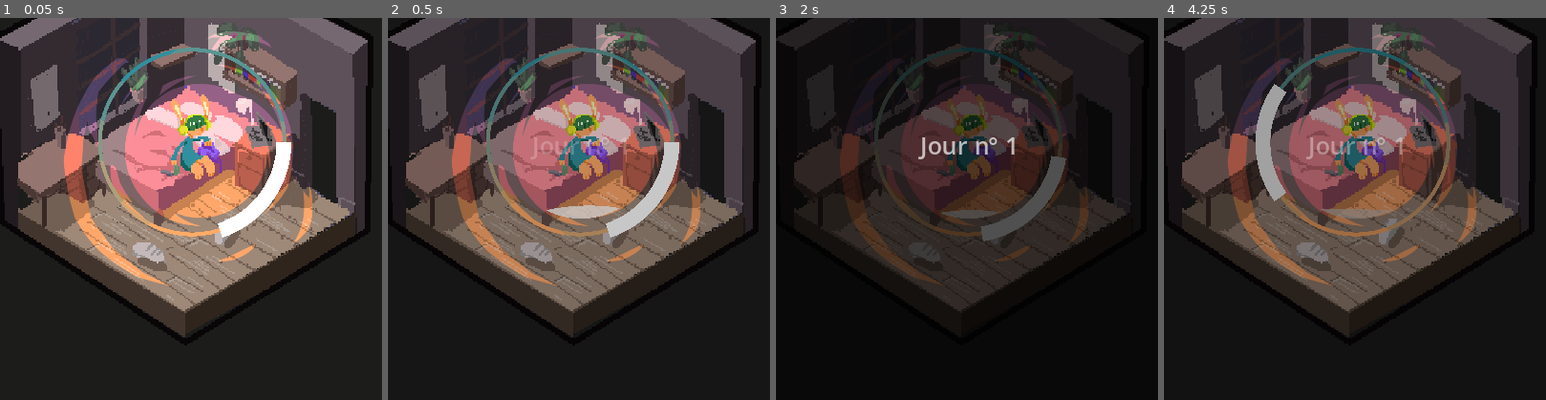
Above: before the commit, frames 1-4 (left to right).
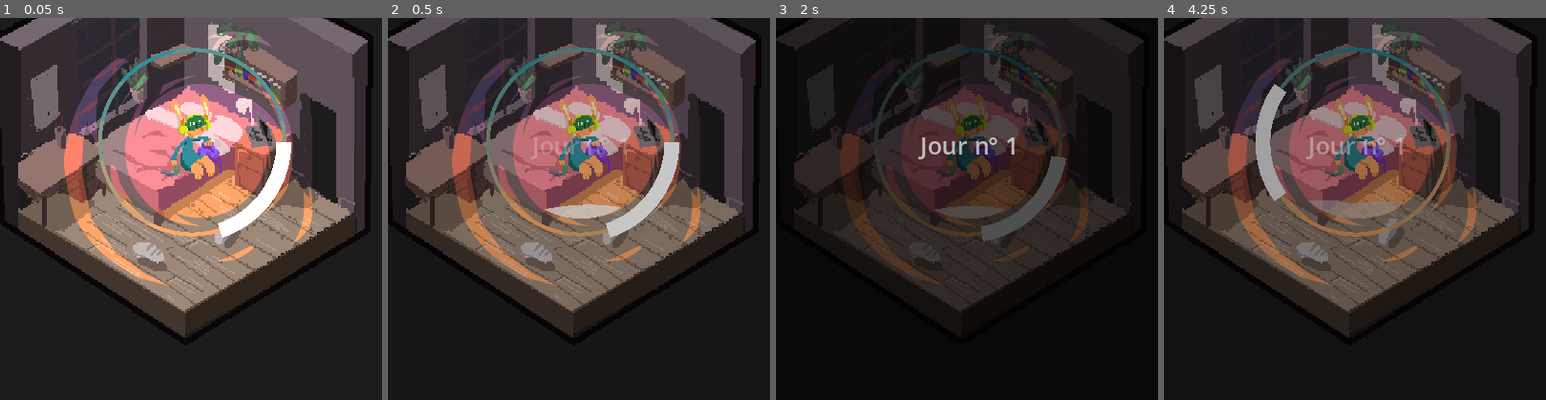
Above: after the commit, the same moments.

Repository: Zacharieg/socialBubble
Game: Godot game, scene res://scenes/game.tscn
Same seed, same stepped clock (60 frames per second), same inputs: the game is played once before the commit and once after it.
Inputs:
- Up to frame 1 (0.05 s): no input
- Up to frame 2 (0.5 s): no input
- Up to frame 3 (2 s): hold D (right) 0.53-1.28 s; hold Space (action) 0.53-1.28 s; hold A (left) from 1.28 s (still down); tap Space (action) at 1.35 s
- Up to frame 4 (4.25 s): release A (left) at 2.03 s; hold Space (action) 2.03-2.78 s; hold D (right) 2.03-3.53 s; tap Space (action) at 2.85 s; hold A (left) from 3.53 s (still down); hold Space (action) from 3.53 s (still down)
The pictures show only the part of the screen within x 25-75%, y 34-84%; the shares and areas given below are measured in that part.

Frame 1 is identical in both runs. In frame 2, less than 0.1% of the frame differs, in the area x 41-61%, y 48-51%; in frame 3, 0.2%; in frame 4, 0.4%, in the area x 37-63%, y 47-51%.

Commit message:
more shield capa

Diff:
--- /dev/null
+++ b/objects/Capacities/more_shield.tscn
@@ -0,0 +1,13 @@
+[gd_scene load_steps=2 format=3 uid="uid://ddwulfxvtbm0h"]
+
+[ext_resource type="Script" path="res://scripts/Capacities/more_shield.gd" id="1_4tmfx"]
+
+[node name="MoreShield" type="Node"]
+script = ExtResource("1_4tmfx")
+capacity_name = "More shields"
+capacity_base_cooldown = 180.0
+
+[node name="Timer" type="Timer" parent="."]
+wait_time = 10.0
+
+[connection signal="timeout" from="Timer" to="." method="_on_timer_timeout"]
--- a/objects/character.tscn
+++ b/objects/character.tscn
@@ -7,11 +7,11 @@
 [ext_resource type="Texture2D" uid="uid://drijwg1go25tq" path="res://ressources/bulle anim/bulle_0001.png" id="4_3h0gx"]
 [ext_resource type="Texture2D" uid="uid://xi8cxqukop0v" path="res://ressources/bulle anim/bulle_0002.png" id="5_crlvq"]
 [ext_resource type="Shader" path="res://scripts/fillBubble.gdshader" id="5_lpeis"]
-[ext_resource type="PackedScene" uid="uid://dkc1wtouk1oe5" path="res://scripts/Enlargment.tscn" id="5_u8sxo"]
 [ext_resource type="Texture2D" uid="uid://1vc82y0bmals" path="res://ressources/bulle anim/bulle_0003.png" id="6_3354a"]
 [ext_resource type="Texture2D" uid="uid://c3vcphlev2jv3" path="res://ressources/bulle anim/bulle_0004.png" id="7_c6gbm"]
 [ext_resource type="Texture2D" uid="uid://b6b78wx13femt" path="res://ressources/bulle anim/bulle_0005.png" id="8_u7ac7"]
 [ext_resource type="Texture2D" uid="uid://bvq4v4eff6nu2" path="res://ressources/bulle anim/bulle_0006.png" id="9_8jo72"]
+[ext_resource type="PackedScene" uid="uid://ddwulfxvtbm0h" path="res://objects/Capacities/more_shield.tscn" id="12_u6dw0"]
 
 [sub_resource type="SpriteFrames" id="SpriteFrames_qx4be"]
 animations = [{
@@ -100,7 +100,7 @@
 scale = Vector2(1.59375, 1.59375)
 texture = SubResource("GradientTexture2D_xskia")
 
-[node name="Enlargment" parent="." instance=ExtResource("5_u8sxo")]
-capacity_base_cooldown = 120.0
+[node name="MoreShield" parent="." instance=ExtResource("12_u6dw0")]
+capacity_base_cooldown = 50.0
 
 [connection signal="area_entered" from="." to="." method="_on_area_entered"]
--- /dev/null
+++ b/scripts/Capacities/more_shield.gd
@@ -0,0 +1,15 @@
+extends Capacity
+
+@onready var timer : Timer = $Timer
+
+var character: Character
+
+func fire(charac: Character):
+	super(charac)
+	capacity_active = true
+	charac.shield.shield_count += 2
+	timer.start()
+
+func _on_timer_timeout() -> void:
+	capacity_active = false
+	character.shield.shield_count -= 2
--- a/scripts/character.gd
+++ b/scripts/character.gd
@@ -12,7 +12,7 @@
 
 @onready var hurtBox : CollisionShape2D = $hurtBox
 
-@onready var capacity : Capacity = $Enlargment
+@onready var capacity : Capacity = $MoreShield
 
 @onready var jauge = $bubble/jauge
 
Not shown: 1 places in objects/Capacities/enlargment.tscn that only renumber resources
Not shown: 1 places in objects/character.tscn that only renumber resources
